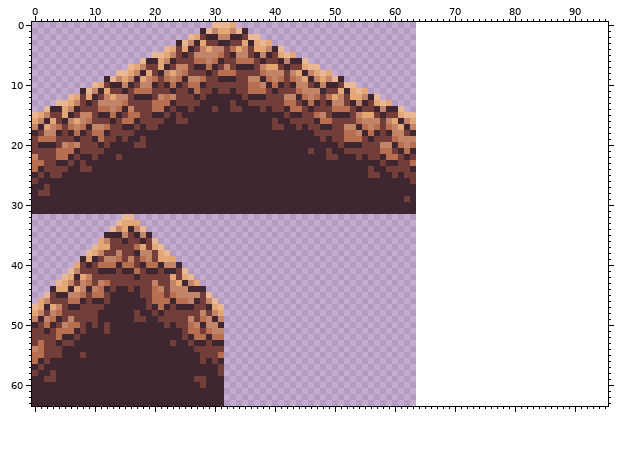
A sprite sheet gets an edit: Textures/Tiles/Stone Ramps.png. The first picture shows the starting point.
The file is 64x64 pixels. The old version is drawn lined up with the new one, on the new canvas.
New version:
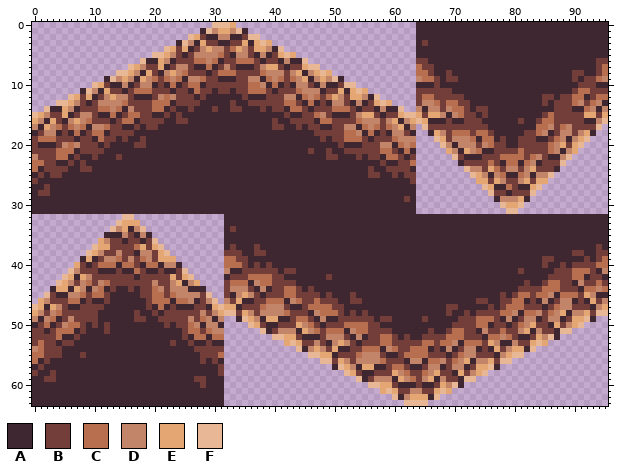
Palette (. is transparent): A #3e2731  B #733e39  C #b86f50  D #c28569  E #e4a672  F #e8b796
Difference:
canvas 64x64 -> 96x64
Changed rows in their new state; - is an unchanged pixel.
first column x 32:
 0 --------------------------------AAAAAAAAAAAAAAAAAAAAAAAAAAAAAAAA
 1 --------------------------------AAAAAAAAAAAAAAAAAAAAAAAAAAAAAAAA
 2 --------------------------------AAAAAAAAAAAAAAAAAAAAAAAAAAAAAAAA
 3 --------------------------------ABAAAAAAAAAAAAAAAAAAAAAAAAAAAAAA
 4 --------------------------------AAAAAAAAAAAAAAAAAAAAAAAAAAAAAAAA
 5 --------------------------------AAAAAAAAAAAAAAAAAAAAAAAAAAAAAAAA
 6 --------------------------------BBAAAAAAAAAAAAAAAAAAAAAAAAAAAABB
 7 --------------------------------CBBAAAAAAAAAAAAAAAAAAAAAAAAAAABC
 8 --------------------------------CCBAABAAAAAAAAAAAAAAAAAAAABBAABC
 9 --------------------------------DCCBABBAAAAAAAAAAAAAAAAAAABABBCD
10 --------------------------------AAABAAAAAAAAAAAAAAAAAAAAAAABBBAA
11 --------------------------------BBBBBBAAAAAAAAAAAAAAAAAAAABCCBBB
12 --------------------------------BCCBBBBBAAAAAAAAAAAAABBABBCCABCC
13 --------------------------------BDDCBCCBBAAAAAAAAAAAABABBBCDBCDA
14 --------------------------------DADDBDCCBABBAAAAAAAAAAABBBAACDAD
15 --------------------------------EBEEDADCBBABAAAAAAAAABCBBBBBEEBE
16 --------------------------------FEAAABAABBBAAAAAABAABCCBBBBBAADF
17 ---------------------------------FBBBBBBBBBBAAAAAAAACCDBCDBBBBF-
18 ----------------------------------AEDBCCCBCCBAAAAABBCDABDDBDEA--
19 -----------------------------------FEBDDDCACCABAABBBAABCDADEF---
20 ------------------------------------FDADDDBDCBBAABBBBBCDEBEF----
21 -------------------------------------EDAEDCAABBBBCBBBBCDADE-----
22 --------------------------------------FBAAABBBCCCCBCDBAADF------
23 ---------------------------------------ABBBBCBACCACDABBBF-------
24 ----------------------------------------FDDBECBDDBDEBBBA--------
25 -----------------------------------------FEDADCAACDADDF---------
26 ------------------------------------------EEBEDBBDEBEE----------
27 -------------------------------------------FEAACBAAEF-----------
28 --------------------------------------------FBBABBBF------------
29 ---------------------------------------------ADDDEA-------------
30 ----------------------------------------------FEEF--------------
31 -----------------------------------------------FF---------------
32 AAAAAAAAAAAAAAAAAAAAAAAAAAAAAAAAAAAAAAAAAAAAAAAAAAAAAAAAAAAAAAAA
33 AAAAAAAAAAAAAAAAAAAAAAAAAAAAAAAAAAAAAAAAAAAAAAAAAAAAAAAAAAAAAAAA
34 ABAAAAAAAAAAAAAAAAAAAAAAAAAAAAAAAAAAAAAAAAAAAAAAAAAAAAAAAAAAAAAA
35 AAAAAAAAAAAAAAAAAAAAAAAAAAAAAAAAAAAAAAAAAAAAAAAAAAAAAAAAAAAAAAAA
36 AAAAAAAAAAAAAAAAAAAAAAAAAAAAAAAAAAAAAAAAAAAAAAAAAAAAAAAAAAAAAAAA
37 ABAAABAAAAAAAAAAAAAAAAAAAAAAAAAAAAAAAAAAAAAAAAAAAAAAAAAAAAAAAABA
38 BBBAABBAAAAAAAAAAAAAAAAAAAAAAAAAAAAAAAAAAAAAAAAAAAAAAAAAAABBAABB
39 CCBBAAAAAAAAAAAAAAAAAAAAAAAAAAAAAAAAAAAAAAAAAAAAAAAAABBAAAAABABC
40 CCCBABABAAAAAAAAAAAAAAAAAAAAAAAAAAAAAAAAAAAAAAAAAAAAABAABABBBBCC
41 DAABBBBBBABBAAAAAAAAAAAAAAAAAAAAAAAAAAAAAAAAAAAAABAAAAABBBCCCBAD
42 ABBBCCCCBBAAAAAAABAAAAAAAAAAAAAAAAAAAAAAAAAAAAAAAAAAAABBBBCCABBA
43 BCCCADCCBBBBAAAAAAAAAAAAAAAAAAAAAAAAAAAAAAAAAAAAAABAABCCBBADBBCB
44 BDDDBADABBCCBABAAAAAAAAAAAAAAAAAAAAAAAAAAAAAAAAAABBBBCCCBBBACCDC
45 BADEDBABBBCCBBBBABAAABAAAAAAAAAAAAAAAAAAAAAAAABABCCBCCDACCCBEDAA
46 DBEAABBCCCADCBBCBBBAABBAAAAAAAAAAAAAAAAAAABBAABBCCABADABDDABAEBD
47 EEABBBCDDDBAABCCCCBBAAAAAAAAAAAAAAAAABBAAAAABABCCCBBBABCDDBBBADE
48 FFBEDBDDDDCBBBADCCCBABABAAAAAAAAAAAAABAABABBBBCCDACCDBCDEADDEBFF
49 --AFEDAEEAABCCBADAABBBBBBABBAAAAABAAAAABBBCCCBADABDDABDDABEEFA--
50 ----FEBAABBBEDCBABBBCCCCBBAAAAAAAAAAAABBBBCCABBABCDEBBAEBDEF----
51 ------FABDDDAEDCBCCCADCCBBBBAAAAAABAABCCBBADBBCBBDEADBBAFF------
52 --------FFEEBAAABDDDBADABBCCBABAABBBBCCCBBBACCDCBAABEDFA--------
53 ----------EFEBBDBADEDBABBBCCBBBBBCCBCCDACCCBEDAADBBEFE----------
54 ------------FADEDBEAABBCCCADCBBCCCABADABDDABAEBDEEAF------------
55 --------------FFEEABBBCDDDBAABCCCCBBBABCDDBBBADEFF--------------
56 ----------------FFBEDBDDDDCBBBADDACCDBCDEADDEBFF----------------
57 ------------------AFEDAEEAABCCBAABDDABDDABEEFA------------------
58 --------------------FEBAABBBEDCBBCDEBBAEBDEF--------------------
59 ----------------------FABDDDAEDCBDEADBBAFF----------------------
60 ------------------------FFEEBAAABAABEDFA------------------------
61 --------------------------EFEBBDDBBEFE--------------------------
62 ----------------------------FADEEEAF----------------------------
63 ------------------------------FFFF------------------------------
